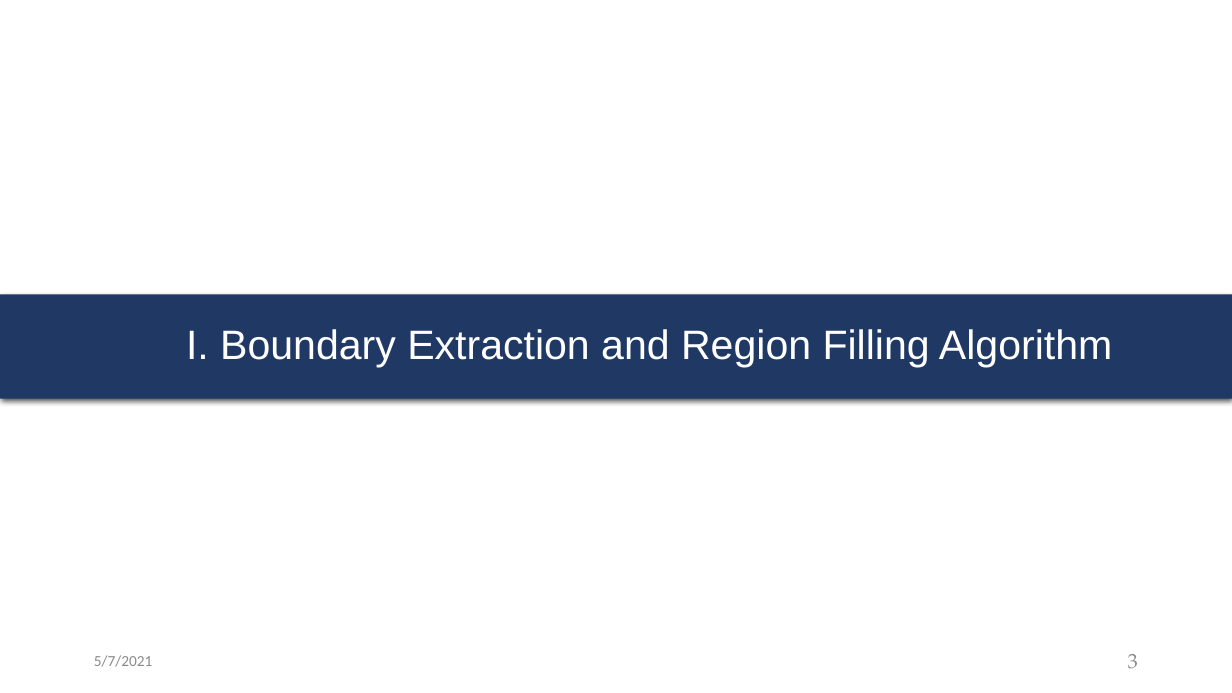
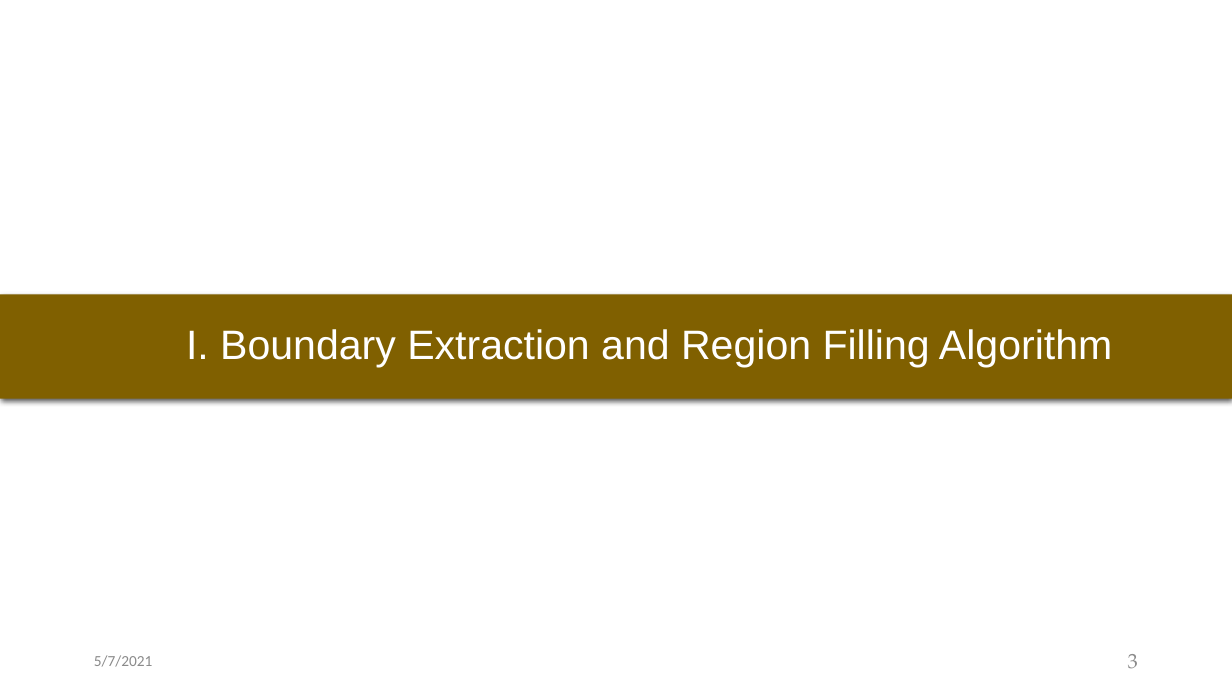
Before and after one commit to Thai-VuDuc169/DenoisingImage, a slide deck: slide 3 of PracticePythonCode/WeeklyPractice_Thai_v1.pptx. Drawn at 1232x693 pixels with LibreOffice and Linux fonts; fonts in the diff are those of the drawing. Boxes give left, top, right and bottom in pixels: in the first picture for what was removed or moved away, otherwise in the second. Text is boxed around its words. In the diff, an @@ line names an element or a change of style, - is before the commit and + after.

```diff
--- a/PracticePythonCode/WeeklyPractice_Thai_v1.pptx
+++ b/PracticePythonCode/WeeklyPractice_Thai_v1.pptx
@@ title "I. Boundary Extraction and Region ..." at (x1=0, y1=294, x2=1232, y2=398): fill #203864 to #806000 @@
```
Also in this commit, not shown: 7 other slides changed, 5 other files.
